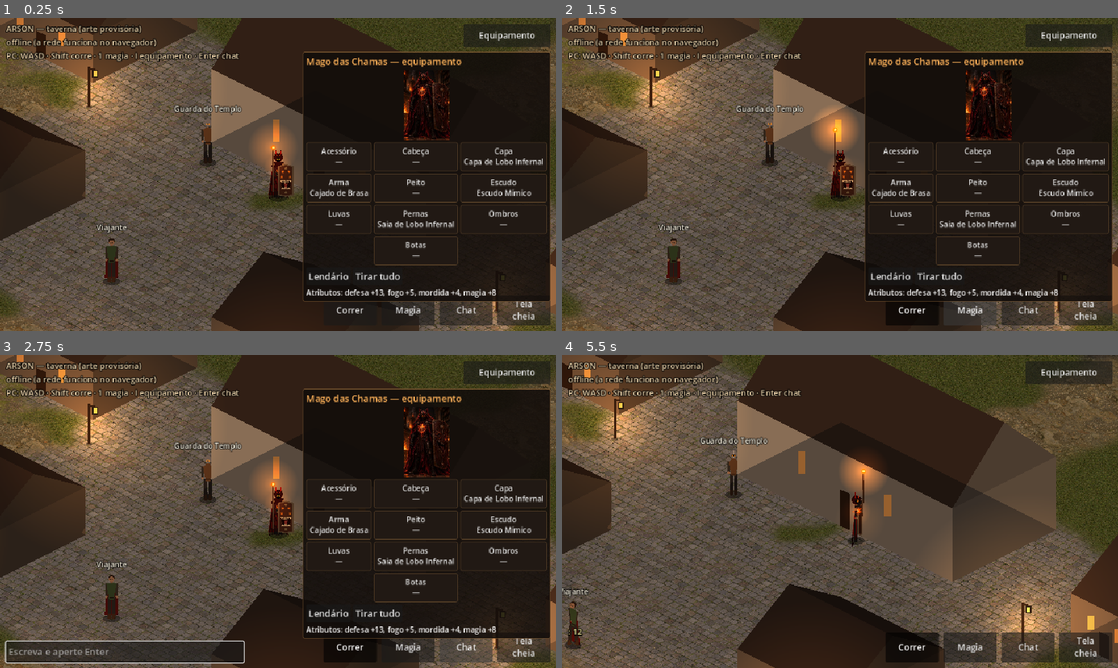
Above: before the commit, frames 1-4 (two rows, left to right).
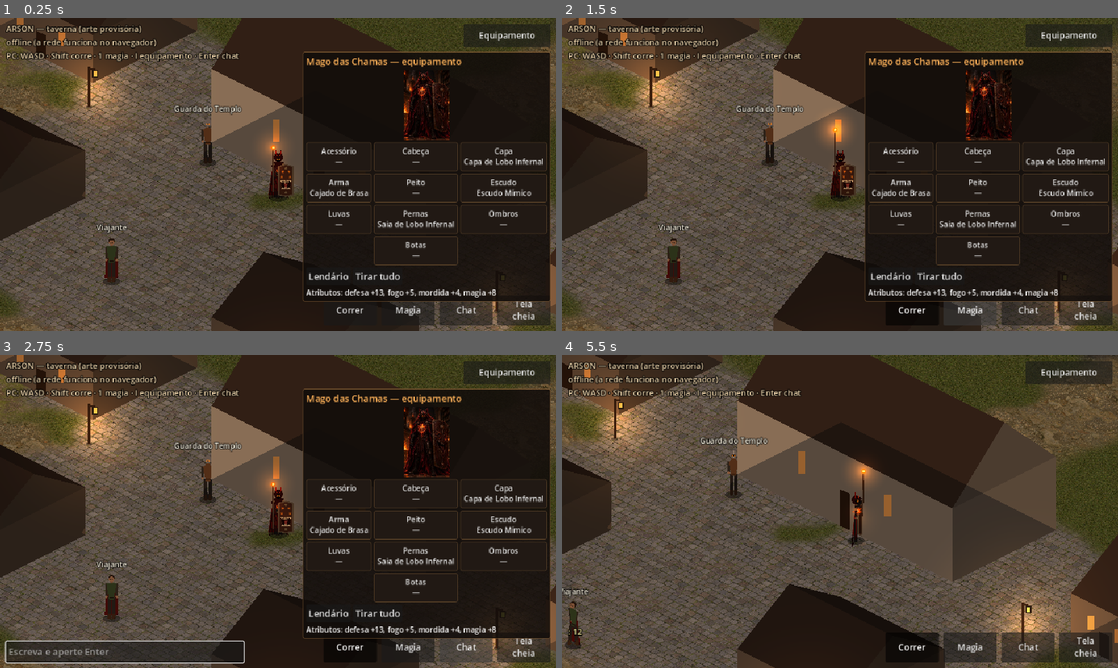
Above: after the commit, the same moments.

Repository: GuigaToledo/arson
Game: Godot game, scene res://scenes/island.tscn
Two runs of this game, one before a commit and one after it. Both use one fixed random seed, a clock stepped at 60 frames per second and the inputs below.
Inputs (mouse positions are in pixels of both pictures, inside the frame that each line leads up to):
- Up to frame 1 (0.25 s): no input
- Up to frame 2 (1.5 s): click "Correr" at 0.5 s; click "Magia" at 1.25 s
- Up to frame 3 (2.75 s): click "Chat" at 2 s
- Up to frame 4 (5.5 s): click (684, 652) at 2.77 s; type "12" at 2.85 s; click "Tela cheia" at 3.5 s; click "Equipamento" at 4.25 s; tap Enter at 5 s; move the mouse to (962, 495) at 5.02 s; hold Right (ui_right) from 5.03 s (still down); tap 1 at 5.1 s; click (962, 495) at 5.17 s

The runs differ from the first frame. In frame 1, 1.1% of the frame differs, in the area x 2-100%, y 0-100%; in frame 2, 1.7%; in frame 3, 1.7%; in frame 4, 1.8%, in the area x 0-100%, y 0-100%.

Commit message:
Corrige o quadrado em volta do personagem (textura das luzes tinha borda branca)
Co-Authored-By: Claude Opus 5.5 <noreply@anthropic.com>
Claude-Session: https://claude.ai/code/session_01SXT9RihGtgKKVUwiCkM1K9

Diff:
--- a/godot/scripts/world/light_kit.gd
+++ b/godot/scripts/world/light_kit.gd
@@ -8,9 +8,10 @@
 static func radial() -> Texture2D:
 	if _tex == null:
 		var g := Gradient.new()
+		# borda preta e transparente: luz e partículas somem fora do círculo
 		g.set_color(0, Color(1, 1, 1, 1))
-		g.set_color(1, Color(1, 1, 1, 0))
-		g.add_point(0.35, Color(1, 1, 1, 0.55))
+		g.set_color(1, Color(0, 0, 0, 0))
+		g.add_point(0.35, Color(0.55, 0.55, 0.55, 0.55))
 		var t := GradientTexture2D.new()
 		t.gradient = g
 		t.fill = GradientTexture2D.FILL_RADIAL
